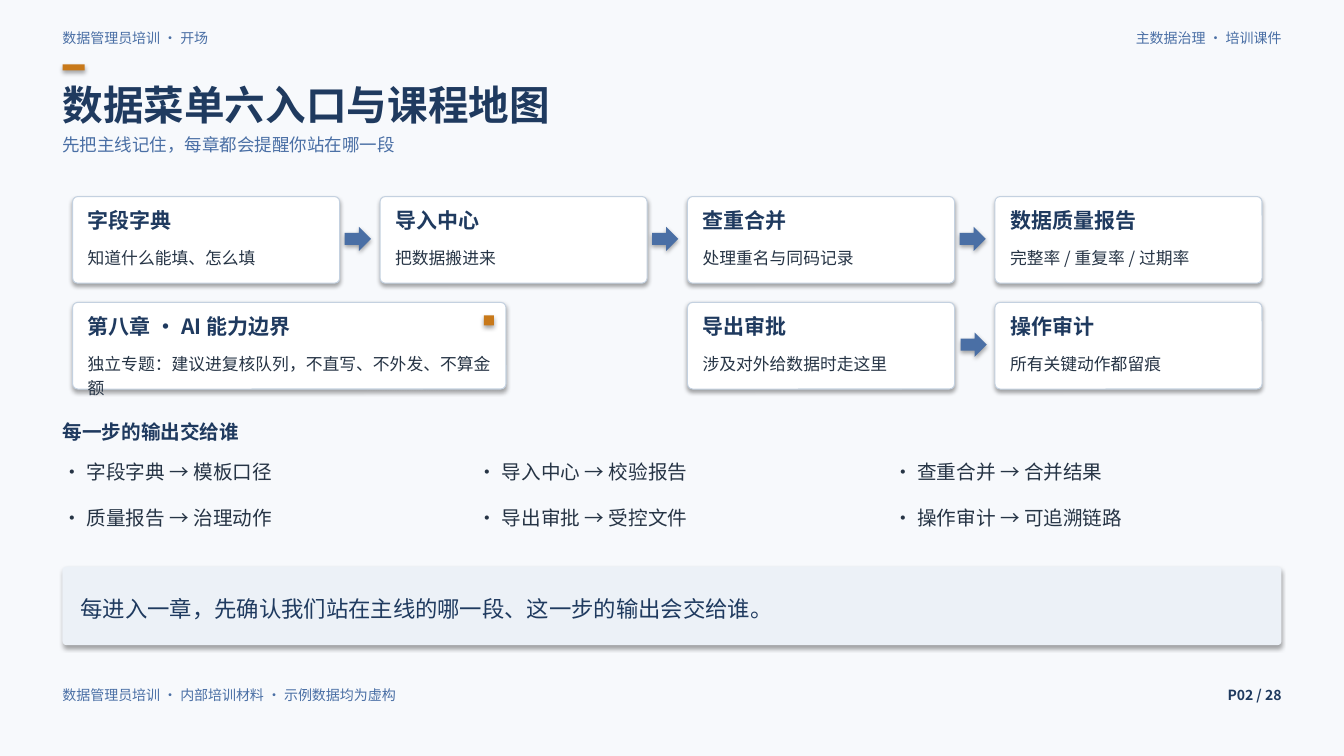
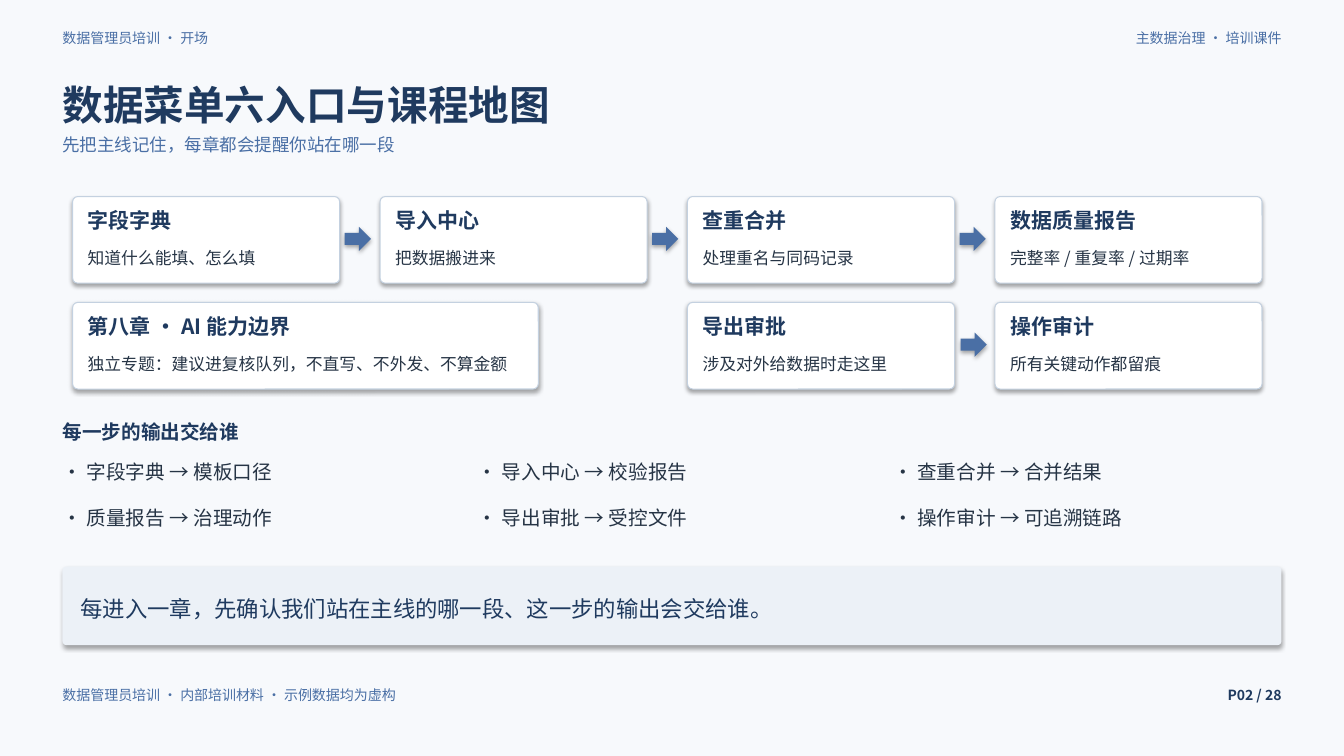
Before and after one commit to Michaelyi07/data-steward-training-course, a slide deck: slide 2 of data_steward_course.pptx. Drawn at 1344x756 pixels with LibreOffice and Linux fonts; fonts in the diff are those of the drawing. Boxes give left, top, right and bottom in pixels: in the first picture for what was removed or moved away, otherwise in the second. Text is boxed around its words. In the diff, an @@ line names an element or a change of style, - is before the commit and + after.

```diff
--- a/data_steward_course.pptx
+++ b/data_steward_course.pptx
@@ rectangle removed at bbox=[63, 65, 85, 71] @@
@@ rounded rectangle: place and size @@
-rounded rectangle at bbox=[73, 302, 506, 389]
+rounded rectangle at bbox=[73, 302, 538, 389]
@@ rectangle removed at bbox=[484, 316, 494, 326] @@
@@ text "独立专题：建议进复核队列，不直写、不外发、不算金额" rewrapped from bbox=[88, 356, 491, 399] to bbox=[88, 356, 508, 372] @@
```
Also in this commit, not shown: 27 other slides changed, 8 other files.
